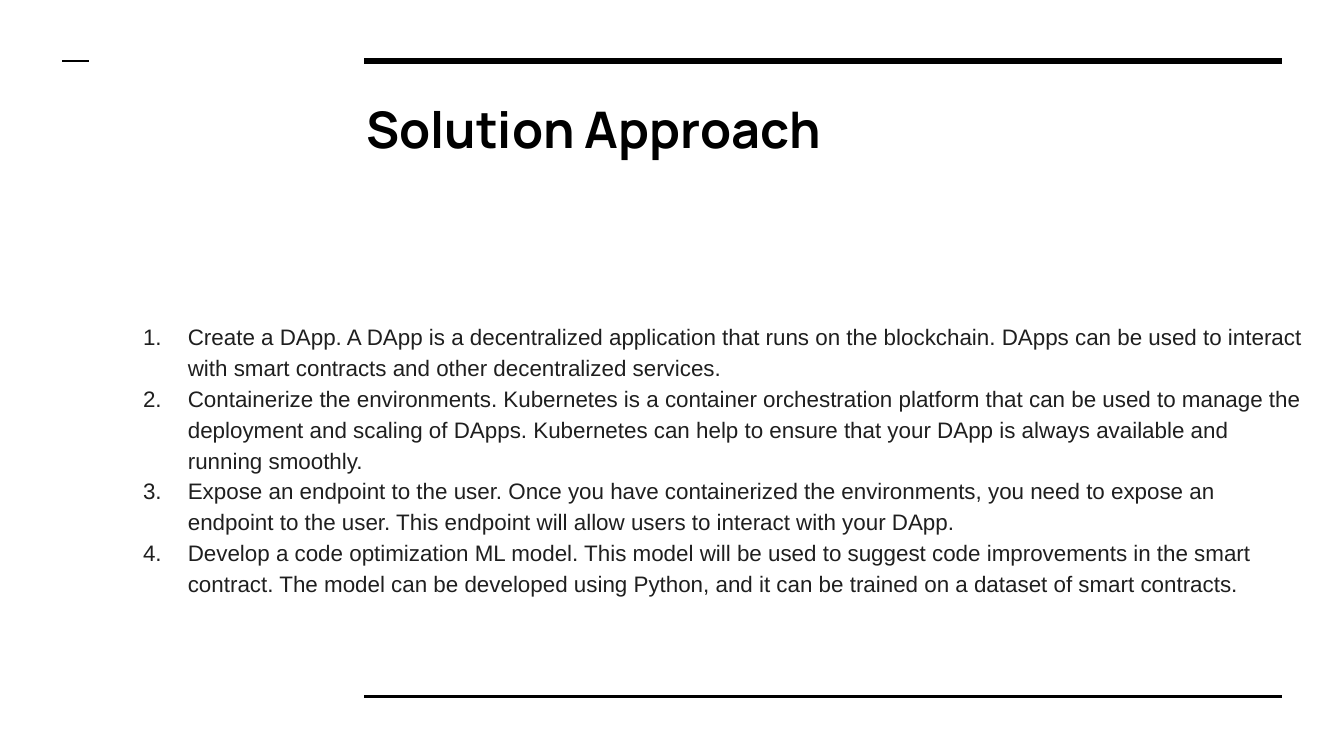
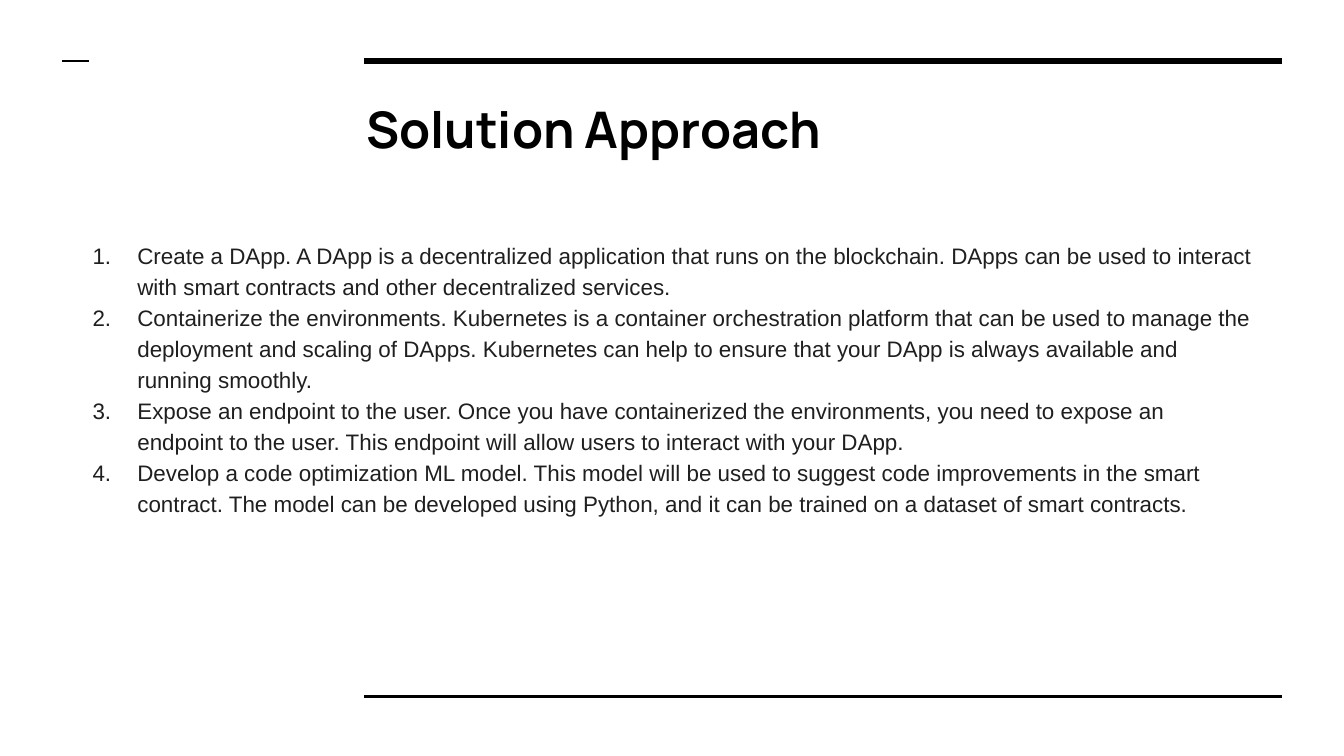
Before and after one commit to lokeshwaran100/neploy, a slide deck: slide 4 of doc/NEPLOY project.pptx. Drawn at 1344x756 pixels with LibreOffice and Linux fonts; fonts in the diff are those of the drawing. Boxes give left, top, right and bottom in pixels: in the first picture for what was removed or moved away, otherwise in the second. Text is boxed around its words. In the diff, an @@ line names an element or a change of style, - is before the commit and + after.

```diff
--- a/doc/NEPLOY project.pptx
+++ b/doc/NEPLOY project.pptx
@@ text "Create a DApp. A DApp ...": place and size @@
-text "Create a DApp. A DApp ..." at <box>188,328,1301,597</box>
+text "Create a DApp. A DApp ..." at <box>137,247,1251,517</box>
```
Also in this commit, not shown: 4 other slides changed.
